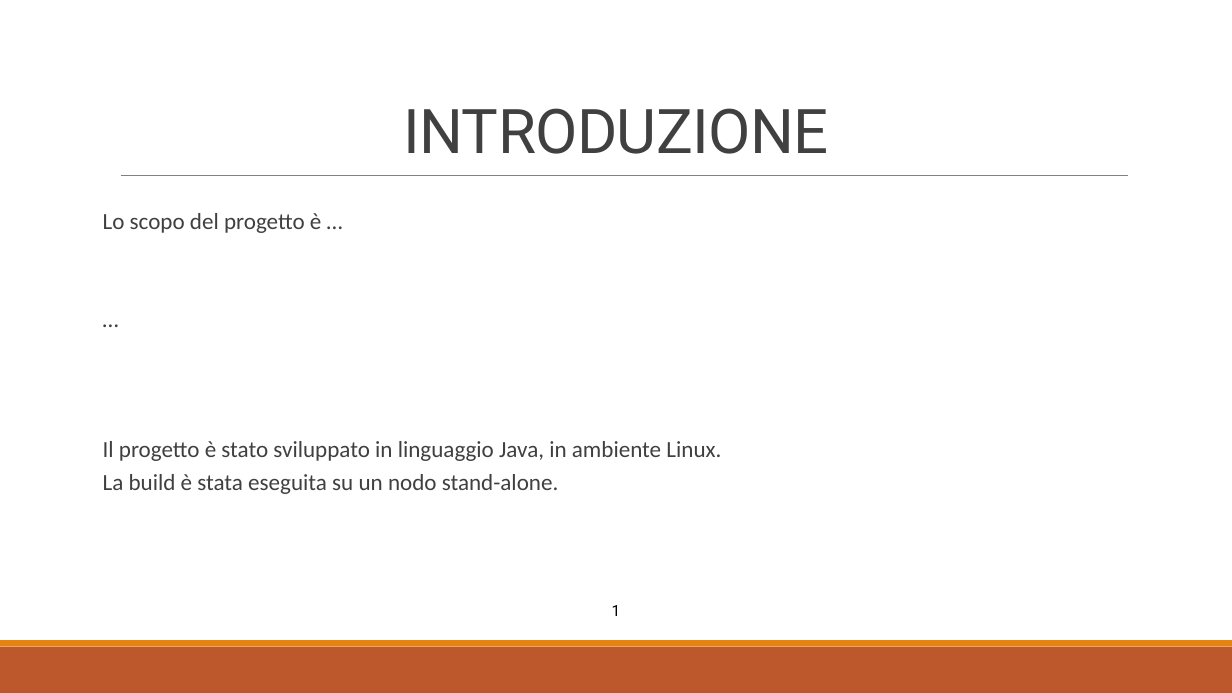
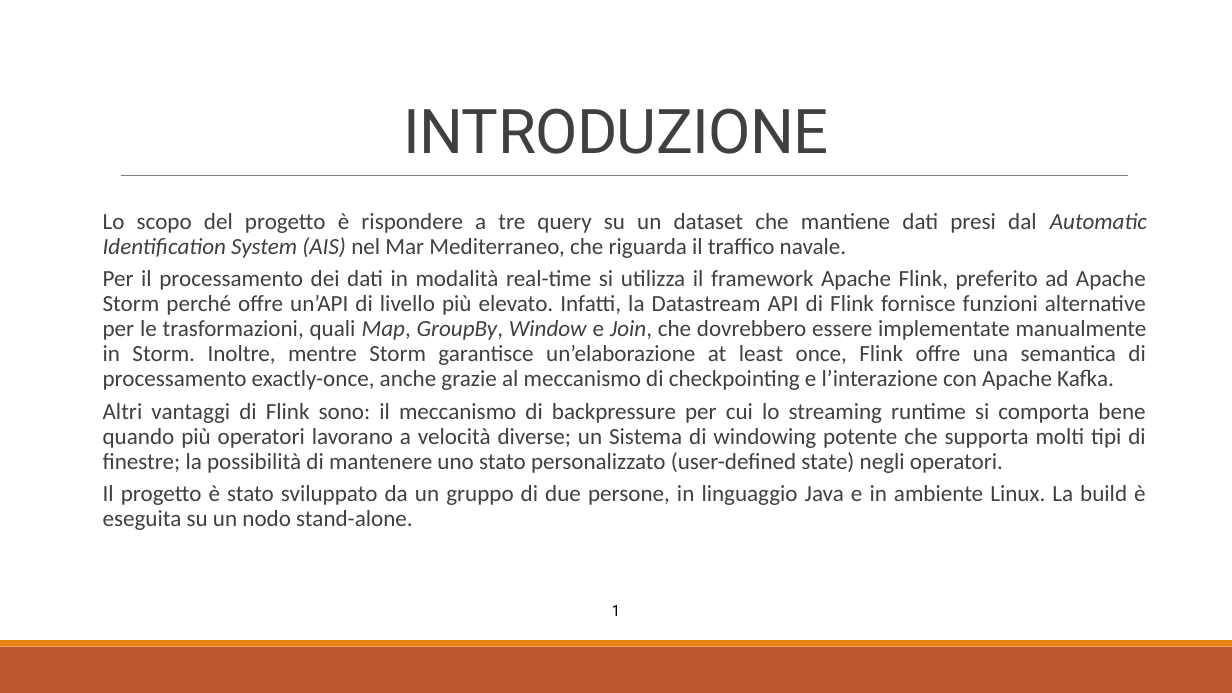
Before and after one commit to tizianotaglienti/sabd2021-project2, a slide deck: slide 3 of PROGETTO SABD 2.pptx. Drawn at 1232x693 pixels with LibreOffice and Linux fonts; fonts in the diff are those of the drawing. Boxes give left, top, right and bottom in pixels: in the first picture for what was removed or moved away, otherwise in the second. Text is boxed around its words. In the diff, an @@ line names an element or a change of style, - is before the commit and + after.

```diff
--- a/PROGETTO SABD 2.pptx
+++ b/PROGETTO SABD 2.pptx
@@ text at [103,213,1147,530]: text changed @@
-Lo scopo del progetto è …
-…
-Il progetto è stato sviluppato in linguaggio Java, in ambiente Linux.
-La build è stata eseguita su un nodo stand-alone.
+Lo scopo del progetto è rispondere a tre query su un dataset che mantiene dati presi dal Automatic Identification System (AIS) nel Mar Mediterraneo, che riguarda il traffico navale.
+Per il processamento dei dati in modalità real-time si utilizza il framework Apache Flink, preferito ad Apache Storm perché offre un’API di livello più elevato. Infatti, la Datastream API di Flink fornisce funzioni alternative per le trasformazioni, quali Map, GroupBy, Window e Join, che dovrebbero essere implementate manualmente in Storm. Inoltre, mentre Storm garantisce un’elaborazione at least once, Flink offre una semantica di processamento exactly-once, anche grazie al meccanismo di checkpointing e l’interazione con Apache Kafka.
+Altri vantaggi di Flink sono: il meccanismo di backpressure per cui lo streaming runtime si comporta bene quando più operatori lavorano a velocità diverse; un Sistema di windowing potente che supporta molti tipi di finestre; la possibilità di mantenere uno stato personalizzato (user-defined state) negli operatori.
+Il progetto è stato sviluppato da un gruppo di due persone, in linguaggio Java e in ambiente Linux. La build è eseguita su un nodo stand-alone.
```
Also in this commit, not shown: 2 other slides changed, 3 slides added, 1 slide removed.
